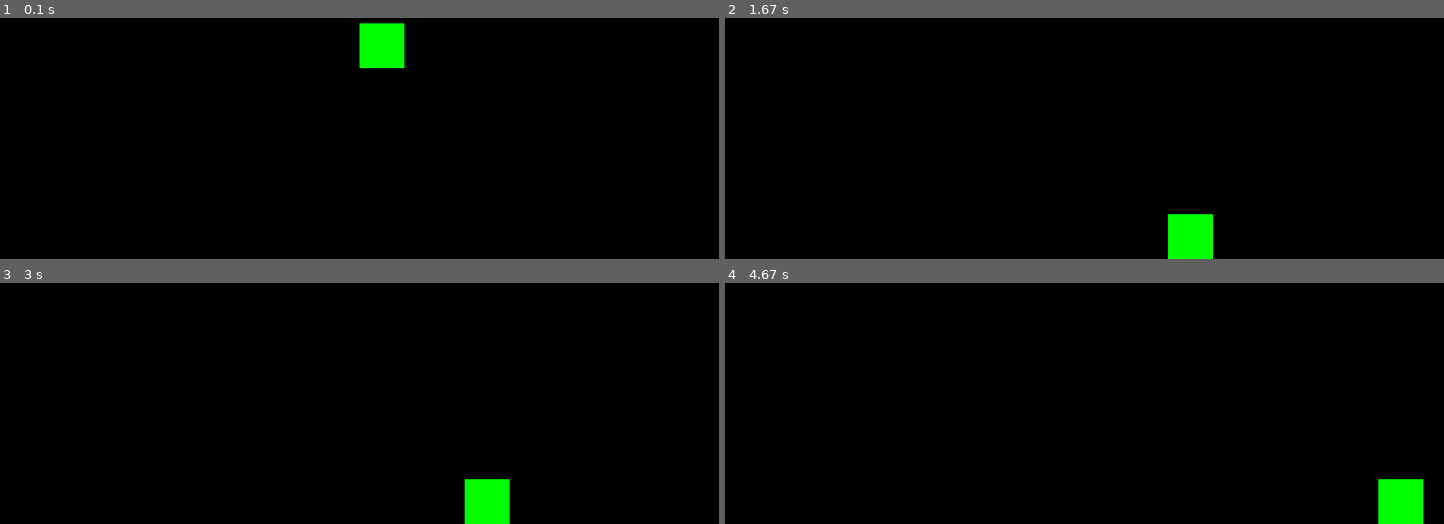
Above: before the commit, frames 1-4 (two rows, left to right).
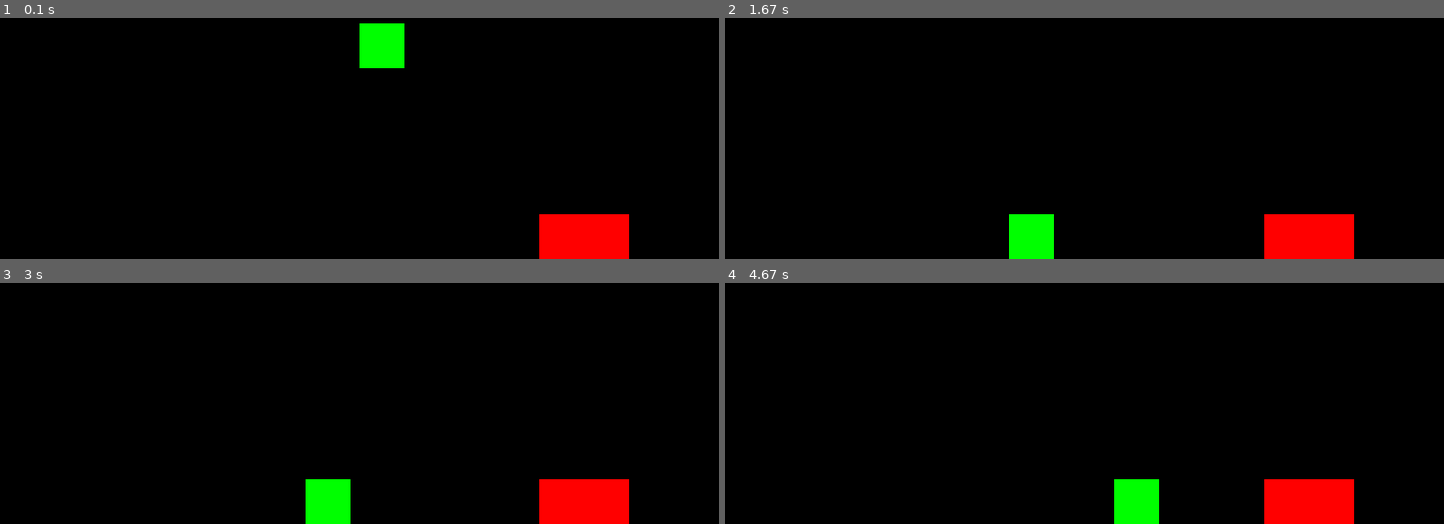
Above: after the commit, the same moments.

Repository: Adit-Vij/Simple-pygame-platformer
Game: pygame game, started from Src/Scripts/MainWindow.py
Same seed, same stepped clock (60 frames per second), same inputs: the game is played once before the commit and once after it.
Inputs:
- Up to frame 1 (0.1 s): no input
- Up to frame 2 (1.67 s): hold D 0.33-0.8 s; hold A from 1.33 s (still down)
- Up to frame 3 (3 s): release A at 1.87 s; hold A 1.9-2.3 s; hold D 2.33-2.97 s
- Up to frame 4 (4.67 s): hold A 3-3.47 s; hold D 3.5-3.97 s; hold D 4-4.47 s; hold A from 4.5 s (still down)

The runs differ from the first frame. In frame 1, 2.3% of the frame differs, in the area x 75-88%, y 81-100%; in frame 2, 4.6%, in the area x 39-88%, y 81-100%; in frame 3, 4.6%; in frame 4, 4.6%.

Commit message:
Added obstacle, added basic collision detection

Diff:
--- a/Src/Scripts/MainWindow.py
+++ b/Src/Scripts/MainWindow.py
@@ -1,6 +1,7 @@
 import sys
 import pygame
 from Player import Player
+from Obstacle import Obstacle
 
 #Initialize pygame
 pygame.init()
@@ -17,8 +18,13 @@
 #Create a Player Imstance
 player = Player (window_w // 2, window_h // 2)
 
+#Create a Obstacle Instance
+obstacle1 = Obstacle(600,600,100,50,player)
+
 #Create sprite group
 all_sprites = pygame.sprite.Group()
+#all_sprites.add(player)
+all_sprites.add(obstacle1)
 all_sprites.add(player)
 
 #Clock
--- /dev/null
+++ b/Src/Scripts/Obstacle.py
@@ -0,0 +1,61 @@
+import pygame
+from Player import Player
+
+class Obstacle(pygame.sprite.Sprite):
+    def __init__(self,x: int, y: int, w: int, h: int, player: Player):
+        super().__init__()
+        self.image = pygame.Surface((w,h))
+        self.image.fill((255,0,0))
+        self.rect = self.image.get_rect()
+        self.rect.x = x
+        self.rect.y = y-h
+        self.player = player
+
+    def update(self, keys, dt):
+        if self.player.rect.colliderect(self.rect):
+            '''
+            ---Player is falling on the object---
+            Checks:
+                -> Player's Y-Axis velocity is positive (falling)
+                -> Player's bottom side is below the obstacle's top side
+                -> Player's top side is above obstacle's top side
+            '''
+            if self.player.velocity_y > 0 and self.player.rect.bottom > self.rect.top and self.player.rect.top < self.rect.top:
+                self.player.rect.bottom = self.rect.top
+                self.player.velocity_y = 0
+                self.player.is_on_ground = True
+
+            '''
+            ---Player is pushing on the object from the below---
+            Checks:
+                -> Player's Y-Axis velocity is negative (jumping)
+                -> Player's top side is above the obstacle's bottom side
+                -> Player's bottom side is below obstacle's top side
+            '''
+            if self.player.velocity_y < 0 and self.player.rect.top < self.rect.top and self.player.rect.bottom > self.rect.bottom:
+                self.player.rect.top = self.rect.bottom
+                self.player.velocity_y = 0
+
+            '''
+            ---Player is pushing on the object from the left---
+            Checks:
+                -> Player's right side is grater than obstacle's left side
+                -> Player's left side is less than obstacle's left side
+            '''
+            if self.player.rect.right > self.rect.left and self.player.rect.left < self.rect.left:
+                self.player.rect.right = self.rect.left
+                self.player.move_speed = 0
+
+            '''
+            ---Player is pushing on the object from the right---
+            Checks:
+                -> Player's left side is less than obstacle's right side
+                -> Player's right side is greter than obstacle's right side
+            '''
+            if self.player.rect.left < self.rect.right and self.player.rect.right > self.rect.right:
+                self.player.rect.left = self.rect.right
+                self.player.move_speed = 0
+
+
+    def draw(self,surface):
+        surface.blit(self.image,self.rect)
--- a/Src/Scripts/Player.py
+++ b/Src/Scripts/Player.py
@@ -1,7 +1,7 @@
 import pygame
 
 class Player(pygame.sprite.Sprite):
-    def __init__(self,x,y):
+    def __init__(self,x: int,y: int):
         super().__init__()
         self.image = pygame.Surface((50,50))
         self.image.fill((0,255,0))
@@ -22,7 +22,8 @@
         self.jump_dash_count = 0
 
     def update(self,keys,dt):
-        move_speed = self.speed*dt
+        #self.default_speed = self.speed
+        self.move_speed = self.speed*dt
         jump_strength = self.jump_strength*dt
         gravity = self.gravity*dt
         dash_speed = self.dash_speed*dt
@@ -32,9 +33,9 @@
         Left, Right, Jump
         '''
         if keys[pygame.K_d]:    #Move Right
-            self.rect.x += move_speed
+            self.rect.x += self.move_speed
         if keys[pygame.K_a]:    #Move Left
-            self.rect.x -= move_speed
+            self.rect.x -= self.move_speed
         if keys[pygame.K_SPACE] and self.is_on_ground:  #Jump Trigger
             self.is_jumping = True
         if self.is_jumping:    #Jump
@@ -53,7 +54,6 @@
         self.velocity_y+= gravity
         self.rect.y += self.velocity_y
 
-
         #Ground Check
         if self.rect.bottom > 600:
             self.rect.bottom = 600
